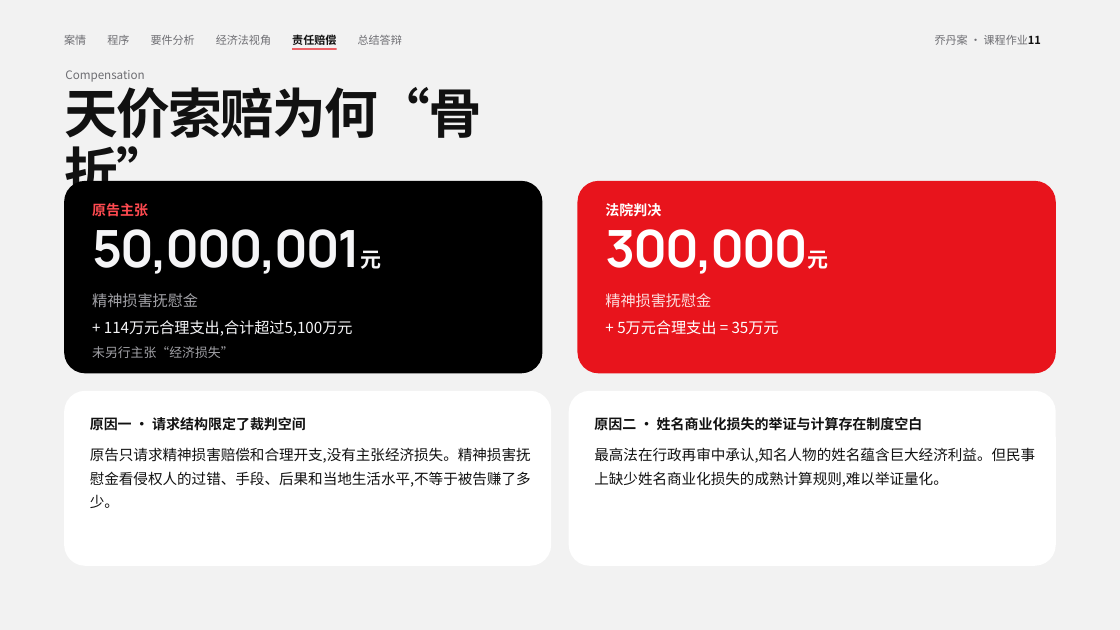
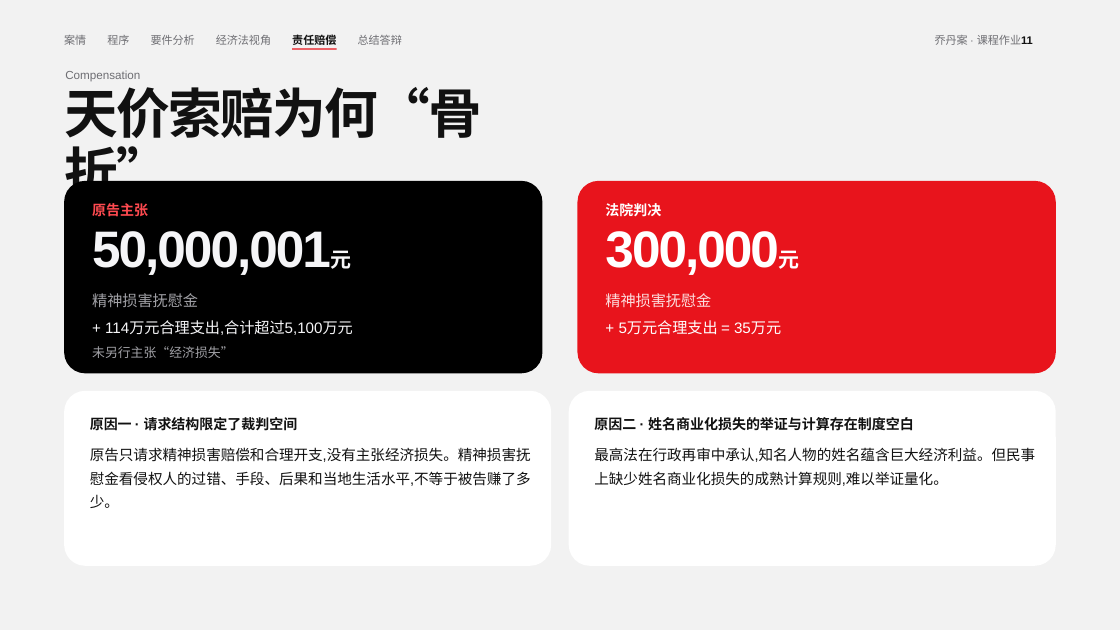
Before and after one commit to shiyaitsme/slide-atelier, a slide deck: slide 11 of decks/qiaodan-case/乔丹案_可编辑.pptx. Drawn at 1120x630 pixels with LibreOffice and Linux fonts; fonts in the diff are those of the drawing. Boxes give left, top, right and bottom in pixels: in the first picture for what was removed or moved away, otherwise in the second. Text is boxed around its words. In the diff, an @@ line names an element or a change of style, - is before the commit and + after.

Commit message:
qiaodan-case: editable pptx uses PingFang SC / Helvetica Neue; add font options to build_from_html

```diff
--- a/decks/qiaodan-case/乔丹案_可编辑.pptx
+++ b/decks/qiaodan-case/乔丹案_可编辑.pptx
@@ text "50,000,001元" at (92,231,331,275): font Manrope to Arial @@
@@ text "300,000元" at (605,231,778,275): font Manrope to Arial @@
@@ font Noto Sans CJK SC to Arial in 7 elements at (935,35,1033,45), (65,71,140,81), (64,78,482,206), (105,321,353,335), (619,321,781,335), (90,417,298,431), (594,417,914,431) @@
```
Also in this commit, not shown: 13 other slides changed, 1 other file.
